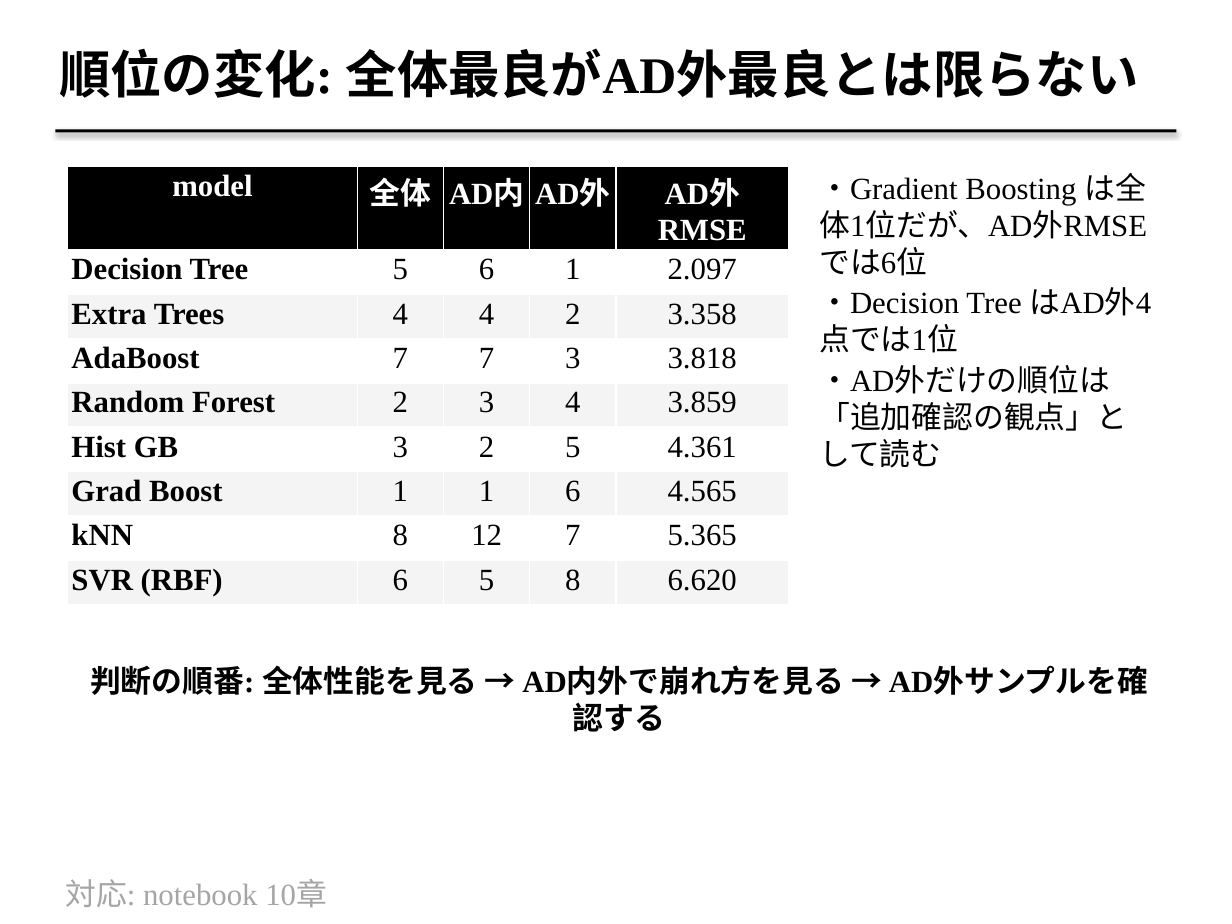
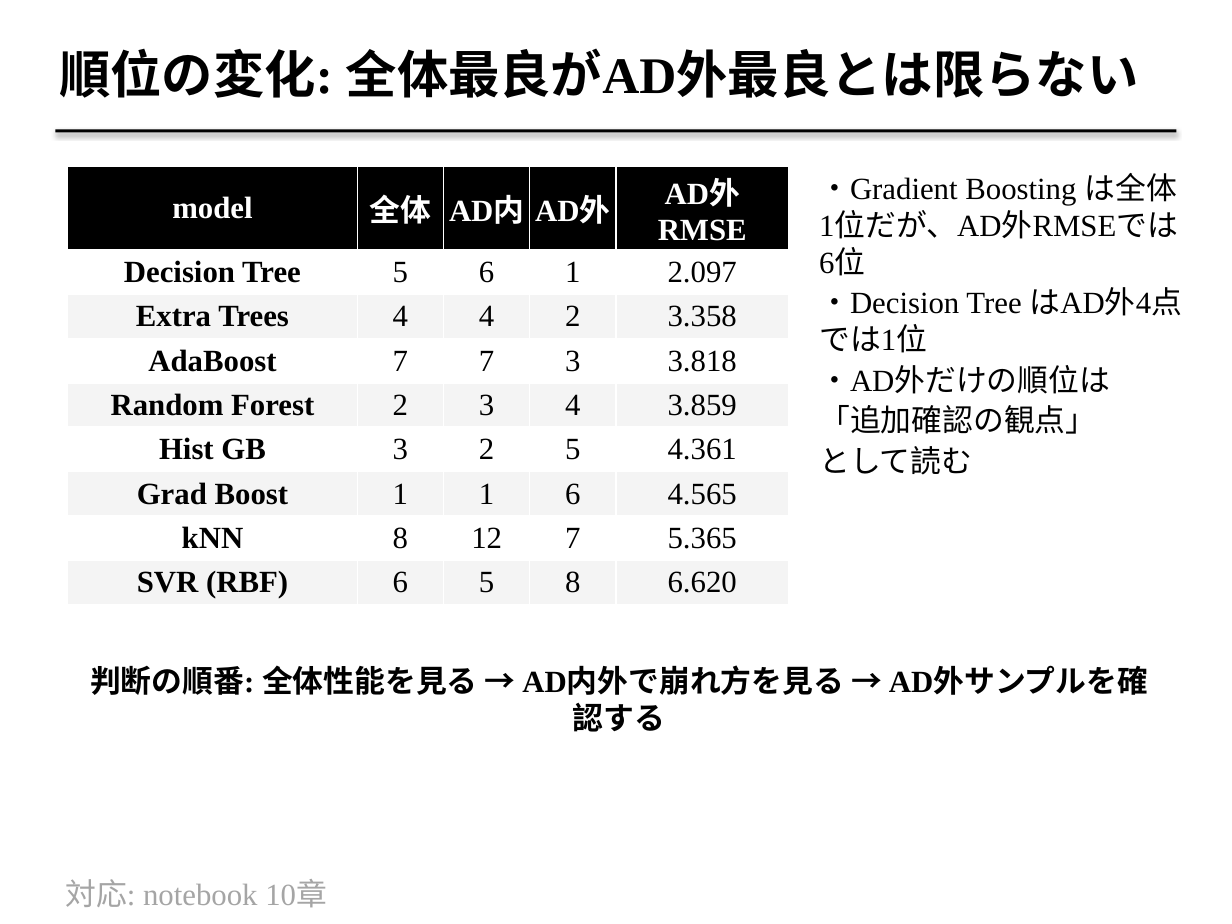
Before and after one commit to fukumoto-riku/python_seminar, a slide deck: slide 8 of lesson_7/applicability-domain_model-comparison_supplement_2026_07_07.pptx. Drawn at 1232x924 pixels with LibreOffice and Linux fonts; fonts in the diff are those of the drawing. Boxes give left, top, right and bottom in pixels: in the first picture for what was removed or moved away, otherwise in the second. Text is boxed around its words. In the diff, an @@ line names an element or a change of style, - is before the commit and + after.

```diff
--- a/lesson_7/applicability-domain_model-comparison_supplement_2026_07_07.pptx
+++ b/lesson_7/applicability-domain_model-comparison_supplement_2026_07_07.pptx
@@ table at (x1=68, y1=166, x2=788, y2=602) @@
@@ alignment left to centre @@
@@ text at (x1=819, y1=365, x2=1110, y2=475): text changed @@
-・AD外だけの順位は「追加確認の観点」として読む
+・AD外だけの順位は
+「追加確認の観点」
+として読む
```
Also in this commit, not shown: 10 other slides changed, 3 other files.
